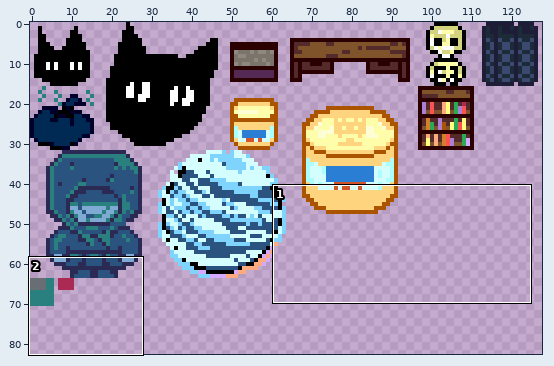
Two versions of one sprite sheet, sprites/world/building/spr_gdung.png. Above, an overview of the earlier version with the close-up marked.
Close-up. Before the edit:
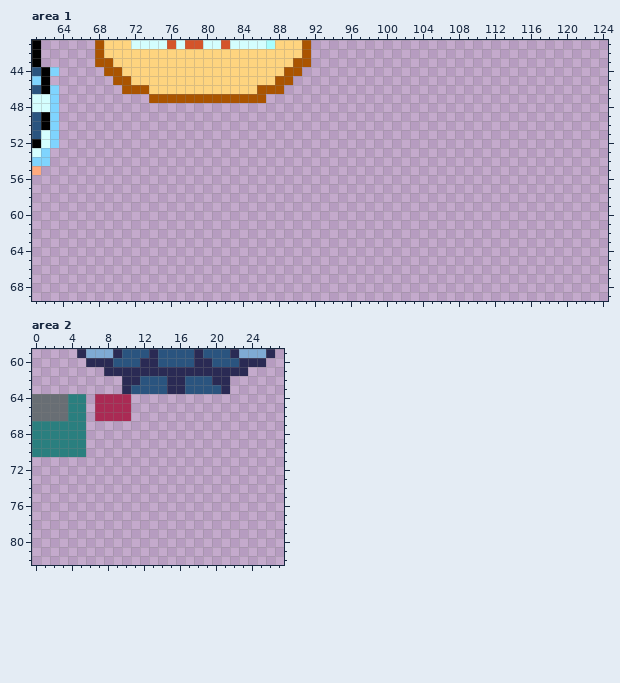
The file is 128x128 pixels. Shown: area 1: x 61..124, y 41..69; area 2: x 0..27, y 59..82. The wide view leaves out empty margins.
Once edited:
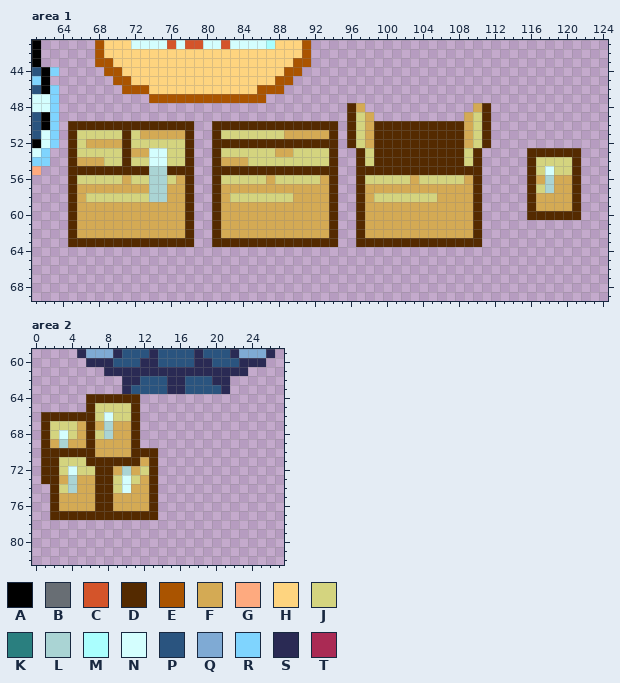
Palette (. is transparent): A #000000  B #686e74  C #d4542a  D #542a00  E #aa5400  F #d4aa54  G #feaa7f  H #fed47f  J #d4d47f  K #2a7f7f  L #aad4d4  M #aafefe  N #d4fefe  P #2a547f  Q #7faad4  R #7fd4fe  S #2a2a54  T #aa2a54
Change:
--- area 1
@@ x 61..124 @@
 47 NNR..........EEEEEEEEEEEEE......................................
-48 NNR.............................................................
-49 PAR.............................................................
-50 PAR.............................................................
-51 PNR.............................................................
-52 ANR.............................................................
-53 NR..............................................................
-54 RR..............................................................
-55 G...............................................................
-56 ................................................................
-57 ................................................................
-58 ................................................................
-59 ................................................................
-60 ................................................................
-61 ................................................................
-62 ................................................................
-63 ................................................................
+48 NNR................................DF............FD.............
+49 PAR................................DJF..........FJD.............
+50 PAR.DDDDDDDDDDDDDD..DDDDDDDDDDDDDD.DJFDDDDDDDDDDFJD.............
+51 PNR.DJJJJJDJFFFFFD..DJJJJJJJFFFFFD.DJFDDDDDDDDDDFJD.............
+52 ANR.DJFFFFDJJJJJJD..DDDDDDDDDDDDDD.DJFDDDDDDDDDDFJD.............
+53 NR..DJJJJJDFFNNJJD..DJJJJJJFFJJJJD..DJDDDDDDDDDDJD.....DDDDDD...
+54 RR..DFFFJJDJJNNJJD..DFFFJJJJJJJJJD..DJDDDDDDDDDDJD.....DJJJJD...
+55 G...DDDDDDDDDLLDDD..DDDDDDDDDDDDDD..DDDDDDDDDDDDDD.....DJNJJD...
+56 ....DJJJJJFJJLLJFD..DJJJJJFJJJJJFD..DJJJJJFJJJJJFD.....DFLFFD...
+57 ....DFFFFFFFFLLFFD..DFFFFFFFFFFFFD..DFFFFFFFFFFFFD.....DJLFFD...
+58 ....DFJJJJJJJLLFFD..DFJJJJJJJFFFFD..DFJJJJJJJFFFFD.....DFFFFD...
+59 ....DFFFFFFFFFFFFD..DFFFFFFFFFFFFD..DFFFFFFFFFFFFD.....DFFFFD...
+60 ....DFFFFFFFFFFFFD..DFFFFFFFFFFFFD..DFFFFFFFFFFFFD.....DDDDDD...
+61 ....DFFFFFFFFFFFFD..DFFFFFFFFFFFFD..DFFFFFFFFFFFFD..............
+62 ....DFFFFFFFFFFFFD..DFFFFFFFFFFFFD..DFFFFFFFFFFFFD..............
+63 ....DDDDDDDDDDDDDD..DDDDDDDDDDDDDD..DDDDDDDDDDDDDD..............
 64 ................................................................
--- area 2
@@ x 0..15 @@
 63 ..........SPPPPS
-64 BBBBKK.TTTT.....
-65 BBBBKK.TTTT.....
-66 BBBBKK.TTTT.....
-67 KKKKKK..........
-68 KKKKKK..........
-69 KKKKKK..........
-70 KKKKKK..........
-71 ................
-72 ................
-73 ................
-74 ................
-75 ................
-76 ................
-77 ................
+64 ......DDDDDD....
+65 ......DJJJJD....
+66 .DDDDDDJNJJD....
+67 .DJJJFDFLFFD....
+68 .DJNJFDJLFFD....
+69 .DFLFFDFFFFD....
+70 .DDDDDDFFFFDDD..
+71 .DDJJJDDDDDDFD..
+72 .DDJNJJDDFLFJD..
+73 .DDFLFFDDJNJFD..
+74 ..DJLFFDDJNFFD..
+75 ..DFFFFDDFFFFD..
+76 ..DFFFFDDFFFFD..
+77 ..DDDDDDDDDDDD..
 78 ................
